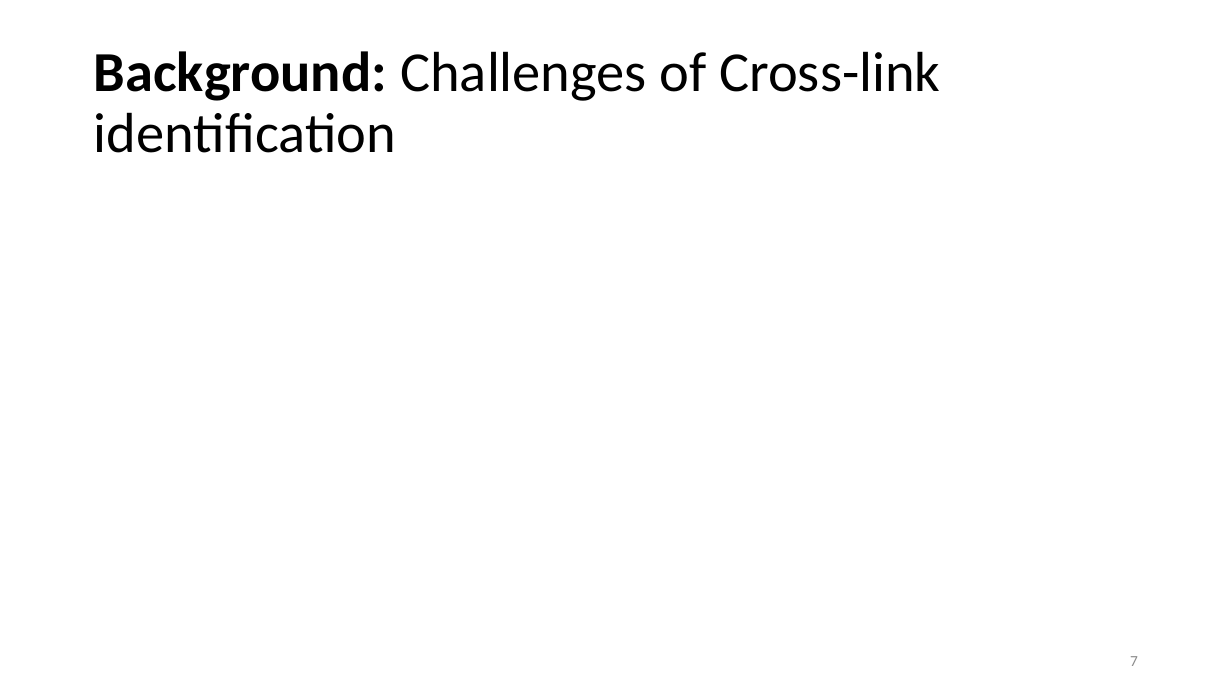
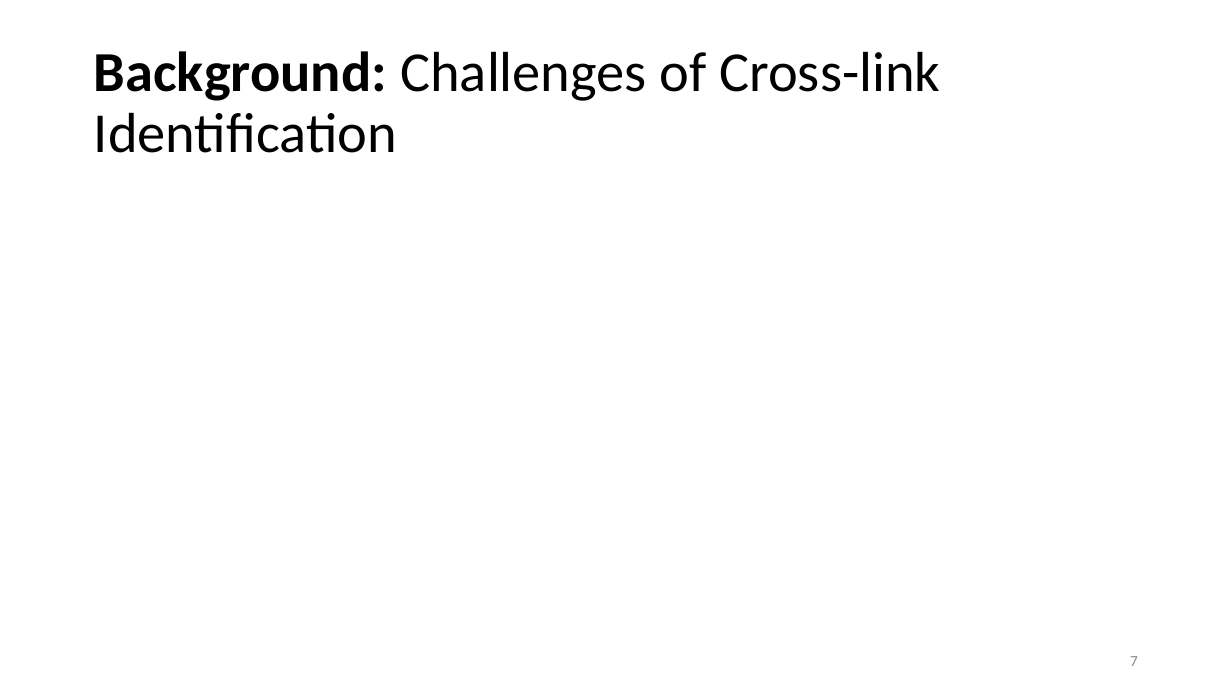
Before and after one commit to emilpaulitz/Bachelor-Thesis, a slide deck: slide 7 of doc/presentation_v2.pptx. Drawn at 1232x693 pixels with LibreOffice and Linux fonts; fonts in the diff are those of the drawing; grey boxes stand for pictures. Boxes give left, top, right and bottom in pixels: in the first picture for what was removed or moved away, otherwise in the second. Text is boxed around its words. In the diff, an @@ line names an element or a change of style, - is before the commit and + after.

```diff
--- a/doc/presentation_v2.pptx
+++ b/doc/presentation_v2.pptx
@@ title at (94, 51, 940, 153): text changed @@
-Background: Challenges of Cross-link identification
+Background: Challenges of Cross-link Identification
```
Also in this commit, not shown: 14 other slides changed.
